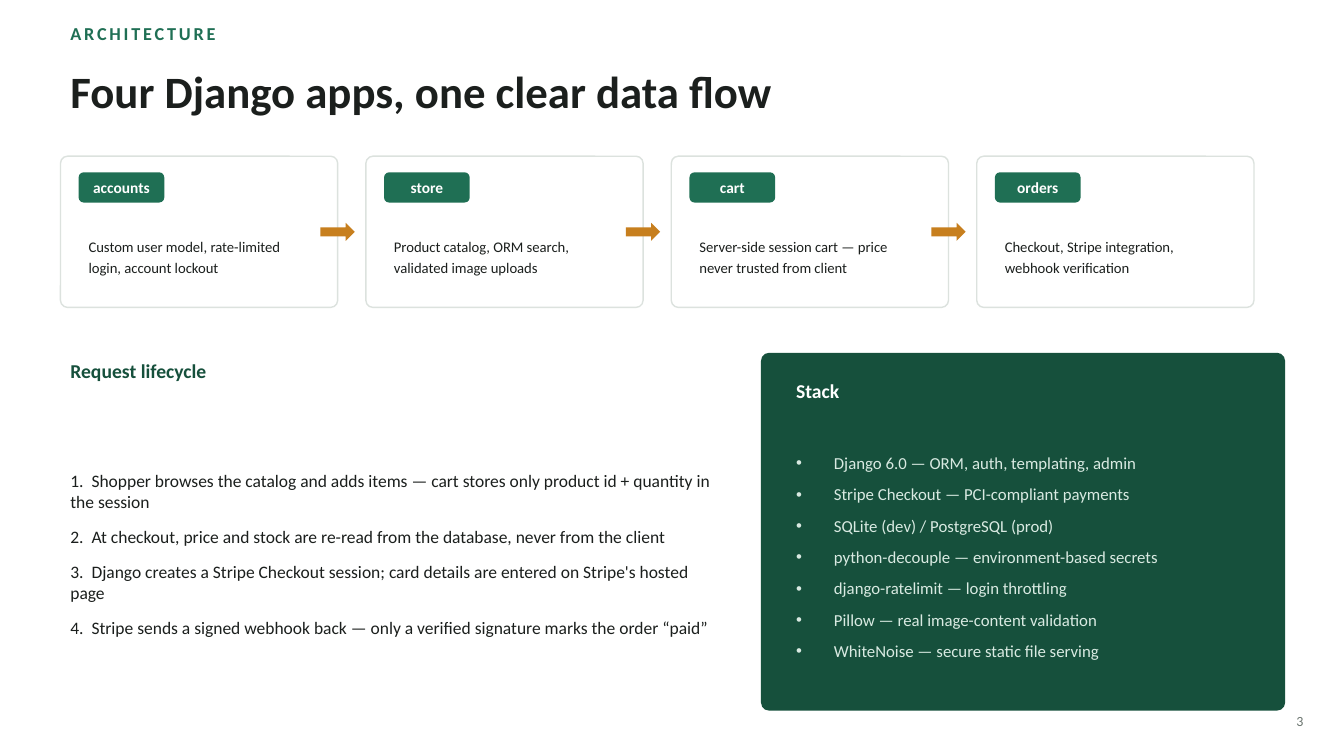
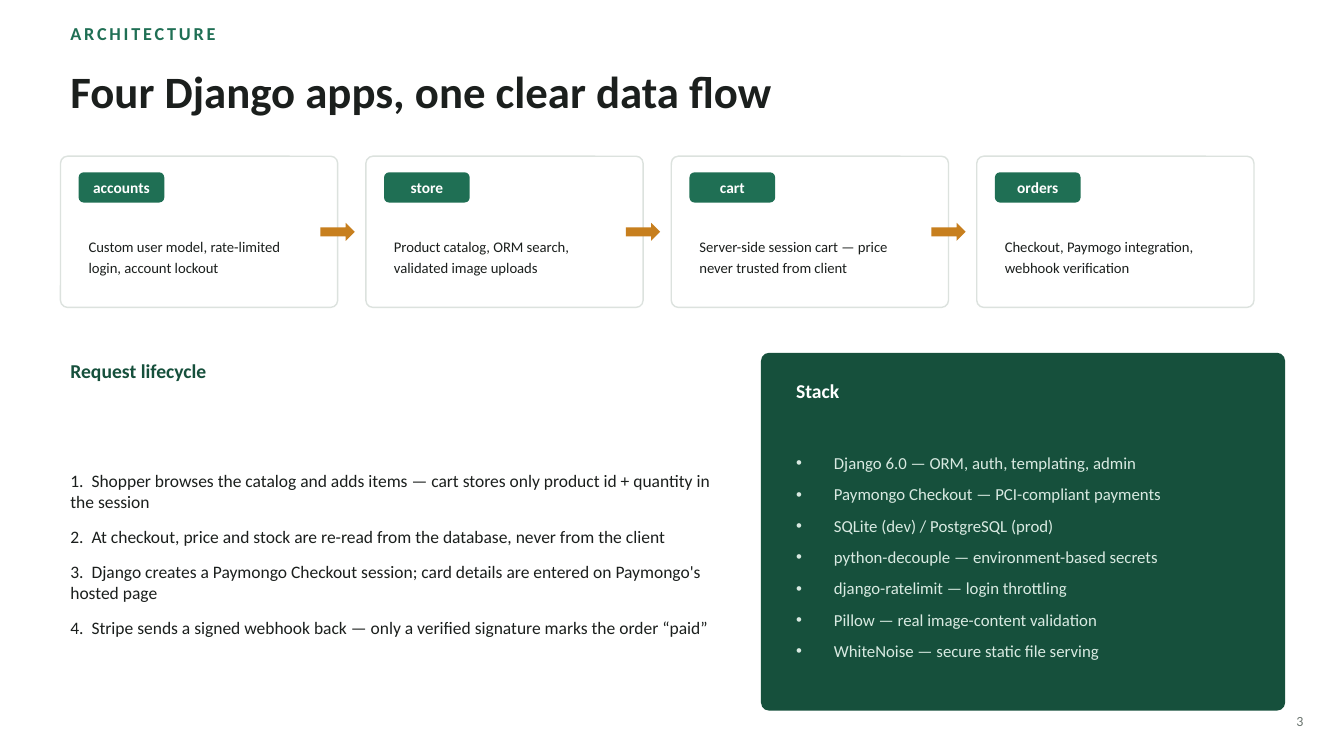
Before and after one commit to geralynabad/secureshop-ecommerce, a slide deck: slide 3 of SecureShop_Presentation.pptx. Drawn at 1344x756 pixels with LibreOffice and Linux fonts; fonts in the diff are those of the drawing. Boxes give left, top, right and bottom in pixels: in the first picture for what was removed or moved away, otherwise in the second. Text is boxed around its words. In the diff, an @@ line names an element or a change of style, - is before the commit and + after.

Commit message:
fix checkout bug

```diff
--- a/SecureShop_Presentation.pptx
+++ b/SecureShop_Presentation.pptx
@@ text at box(1005, 242, 1194, 273): text changed @@
-Checkout, Stripe integration, webhook verification
+Checkout, Paymogo integration, webhook verification
@@ text at box(834, 488, 1161, 503): text changed @@
-• Stripe Checkout — PCI-compliant payments
+• Paymongo Checkout — PCI-compliant payments
@@ text at box(70, 566, 701, 602): text changed @@
-3. Django creates a Stripe Checkout session; card details are entered on Stripe's hosted page
+3. Django creates a Paymongo Checkout session; card details are entered on Paymongo's hosted page
```
Also in this commit, not shown: 6 other slides changed, 1 other file.
